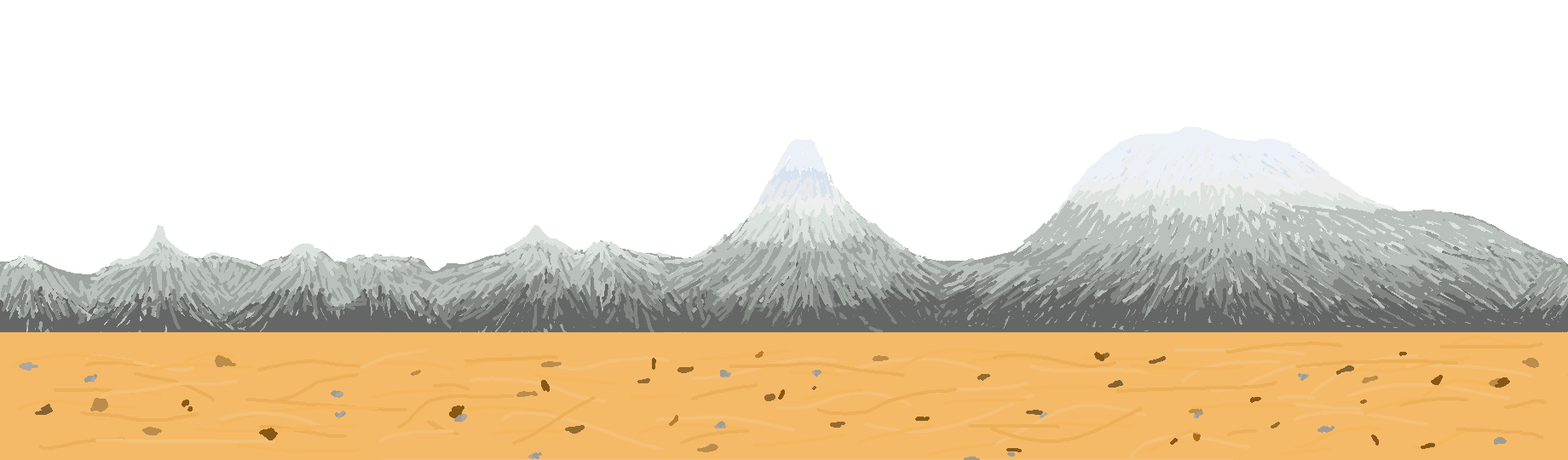
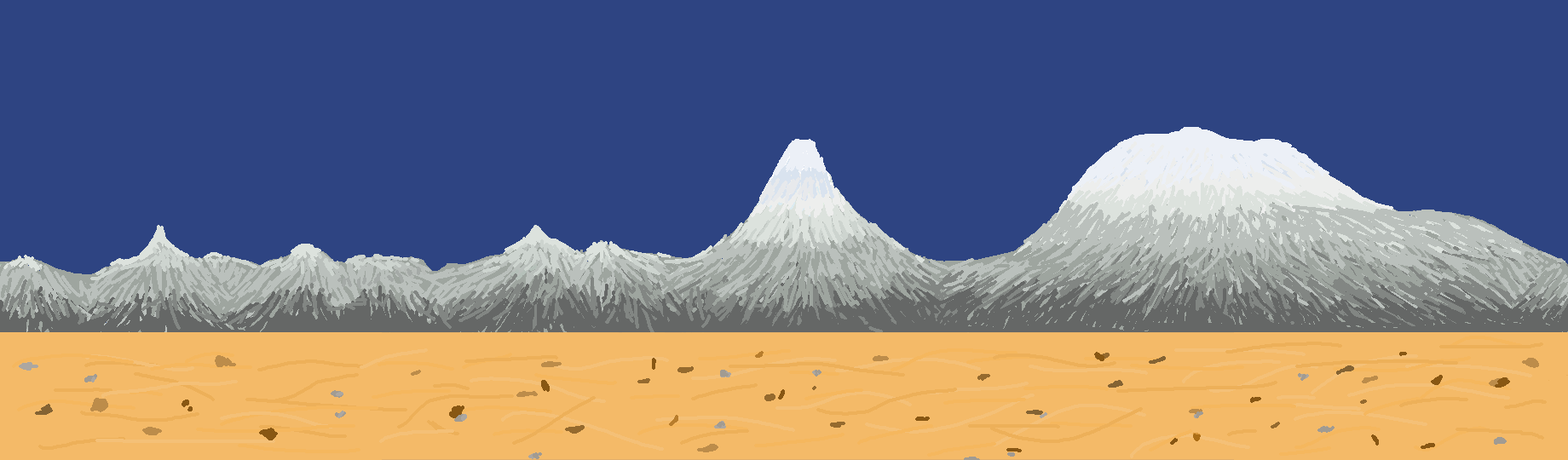
The second 1568×460 image is a revision of the first. Changes to its layers:
showed "Background", painted on it over [0, 0, 1568, 460]
